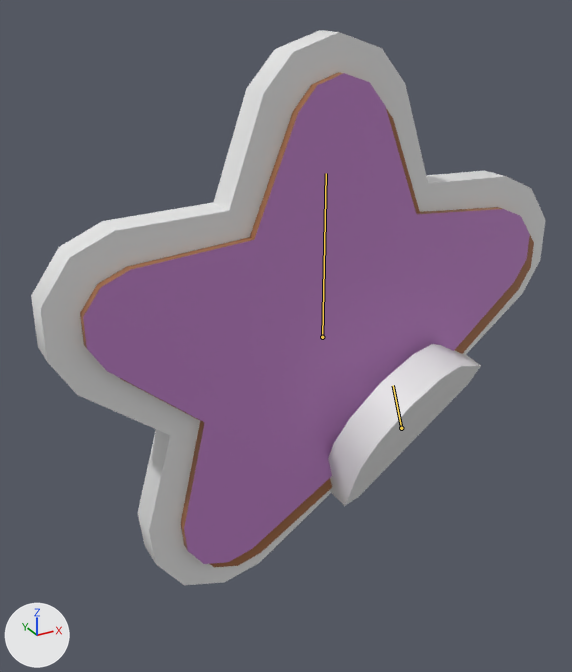
The glTF model models/tools/tool_sticker.glb: old version first, new version second.
Rendered twice from a 50 mm lens placed at (-3.1, -5.02, 2.59), pointed at (-0.29, 0.08, 0.04). Every picture has the same lights, and +X, +Y and +Z are marked at lower left. The bones that bend it are drawn over the model as lines.

In view in the first picture: 'Star', 'Star.001'.
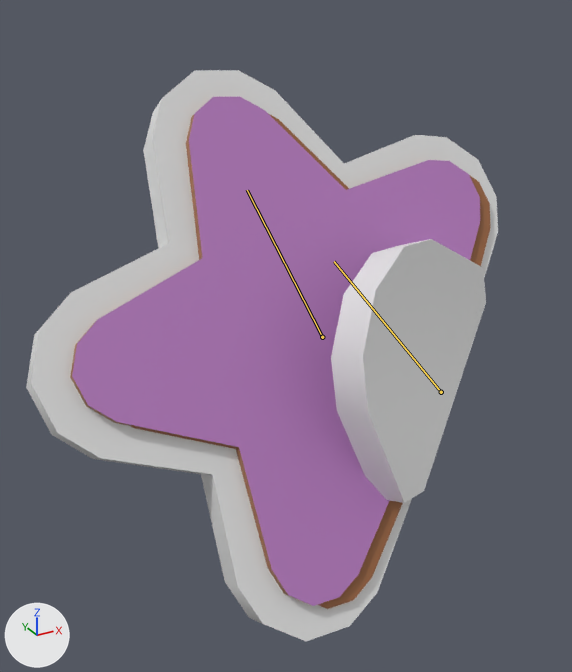
The newer file adds an action. The first version stands in its rest pose; the second is drawn at frame 3 of the action 'Cursor'.

Boxes (x1, y1, x2, y2) around the edits, measured in the pictures (572 x 672 px):
'Star', posed (8% narrower): before (31, 30, 545, 585); after (26, 70, 498, 641)
'Star.001', posed (63% taller): before (328, 344, 481, 506); after (331, 239, 486, 503)
bone 'root', root to tip: before (322, 337) to (326, 173); after (322, 337) to (247, 190)
bone 'fold', root to tip: before (401, 428) to (393, 385); after (441, 392) to (334, 261)

Patch to the scene script:
```diff
--- a/models/tools/tool_sticker.glb.py
+++ b/models/tools/tool_sticker.glb.py
@@ bone_root @@
 bone_root = bpy.data.objects['Armature'].pose.bones['root']
-bone_root.rotation_quaternion = (1.0, 0.0, 0.0, 0.0)  # degrees (0, 0, 0)
+bone_root.rotation_quaternion = (0.958, -0.257, 0.034, 0.126)  # degrees (-29, 7, 13)
@@ bone_fold @@
 bone_fold = bpy.data.objects['Armature'].pose.bones['fold']  # child of 'root'
-bone_fold.location = (0.0, 0.0, 0.0)
-bone_fold.scale = (1.0, 1.0, 1.0)
+bone_fold.location = (0.006, 0.163, -0.066)
+bone_fold.scale = (1.23, 1.54, 1.0)
```
